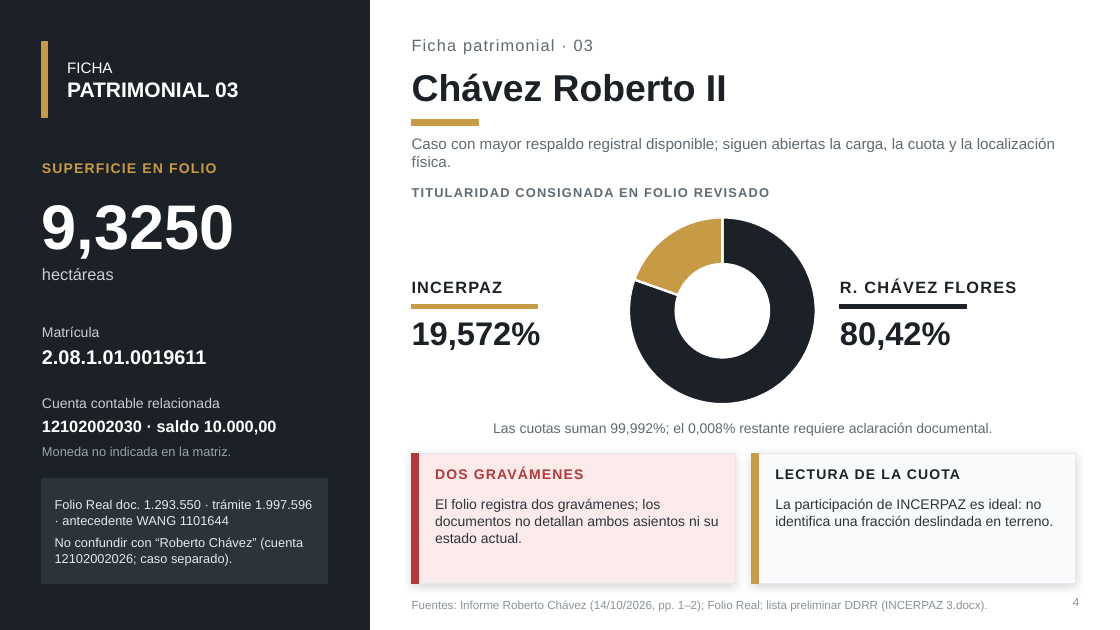
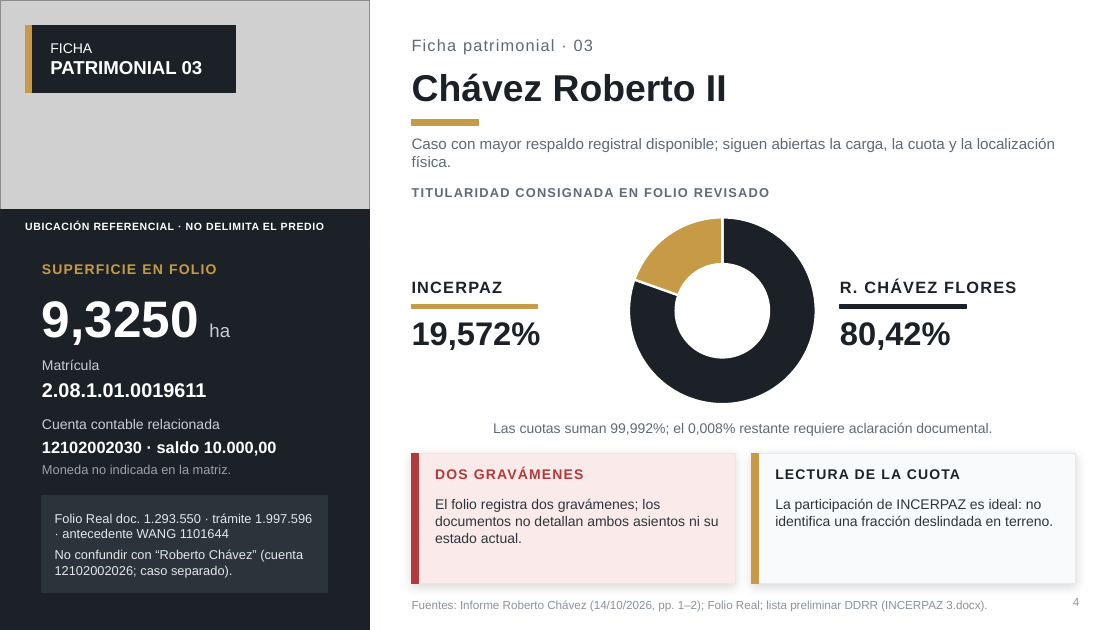
Before and after one commit to hugop1006-cpu/incerpaz-la-gran-obra, a slide deck: slide 4 of Informe_5_Casos_Patrimoniales_Viacha_2026_v2.pptx. Drawn at 1120x630 pixels with LibreOffice and Linux fonts; fonts in the diff are those of the drawing; grey boxes stand for pictures. Boxes give left, top, right and bottom in pixels: in the first picture for what was removed or moved away, otherwise in the second. Text is boxed around its words. In the diff, an @@ line names an element or a change of style, - is before the commit and + after.

```diff
--- a/Informe_5_Casos_Patrimoniales_Viacha_2026_v2.pptx
+++ b/Informe_5_Casos_Patrimoniales_Viacha_2026_v2.pptx
@@ picture added at [0, 0, 370, 244] @@
@@ rectangle: place and size @@
-rectangle at [42, 42, 48, 118]
+rectangle at [25, 25, 31, 92]
@@ rectangle: place and size @@
-rectangle at [42, 42, 328, 118]
+rectangle at [25, 25, 235, 92]
@@ text "FICHA": place and size @@
-text "FICHA" at [67, 62, 238, 98]
+text "FICHA" at [50, 43, 203, 75]
@@ text "FICHA" at [50, 43, 203, 75]: size 13 to 12 pt in "FICHA"; size 18 to 16 pt in "PATRIMONIAL 03" @@
@@ rectangle added at [0, 210, 370, 244], fill #1B2126, outline #1B2126 1 pt @@
@@ text added at [25, 222, 324, 230], 9 pt, text #FFFFFF, bold @@
+UBICACIÓN REFERENCIAL · NO DELIMITA EL PREDIO
@@ text "SUPERFICIE EN FOLIO": place and size @@
-text "SUPERFICIE EN FOLIO" at [42, 163, 216, 173]
+text "SUPERFICIE EN FOLIO" at [42, 264, 216, 274]
@@ text removed at [42, 268, 114, 280] @@
-hectáreas
@@ text at [42, 301, 230, 345]: text changed; size 54 to 44 pt @@
-9,3250
+9,3250 ha
@@ text "Matrícula": place and size @@
-text "Matrícula" at [42, 326, 99, 337]
+text "Matrícula" at [42, 359, 99, 370]
@@ text "2.08.1.01.0019611": place and size @@
-text "2.08.1.01.0019611" at [42, 350, 206, 364]
+text "2.08.1.01.0019611" at [42, 383, 206, 397]
@@ text "Cuenta contable relacionada": place and size @@
-text "Cuenta contable relacionada" at [42, 398, 220, 408]
+text "Cuenta contable relacionada" at [42, 419, 220, 429]
@@ text "12102002030 · saldo 10.000,00": place and size @@
-text "12102002030 · saldo 10.000,00" at [42, 420, 277, 435]
+text "12102002030 · saldo 10.000,00" at [42, 441, 277, 456]
@@ text "Moneda no indicada en la ...": place and size @@
-text "Moneda no indicada en la ..." at [42, 447, 232, 456]
+text "Moneda no indicada en la ..." at [42, 465, 232, 474]
@@ rectangle: place and size @@
-rectangle at [42, 479, 328, 584]
+rectangle at [42, 496, 328, 592]
@@ text "Folio Real doc. 1.293.550 · ...": place and size @@
-text "Folio Real doc. 1.293.550 · ..." at [55, 499, 312, 565]
+text "Folio Real doc. 1.293.550 · ..." at [55, 513, 312, 577]
@@ text at [55, 513, 312, 538]: less space between paragraphs @@
```
Also in this commit, not shown: 2 other slides changed.
